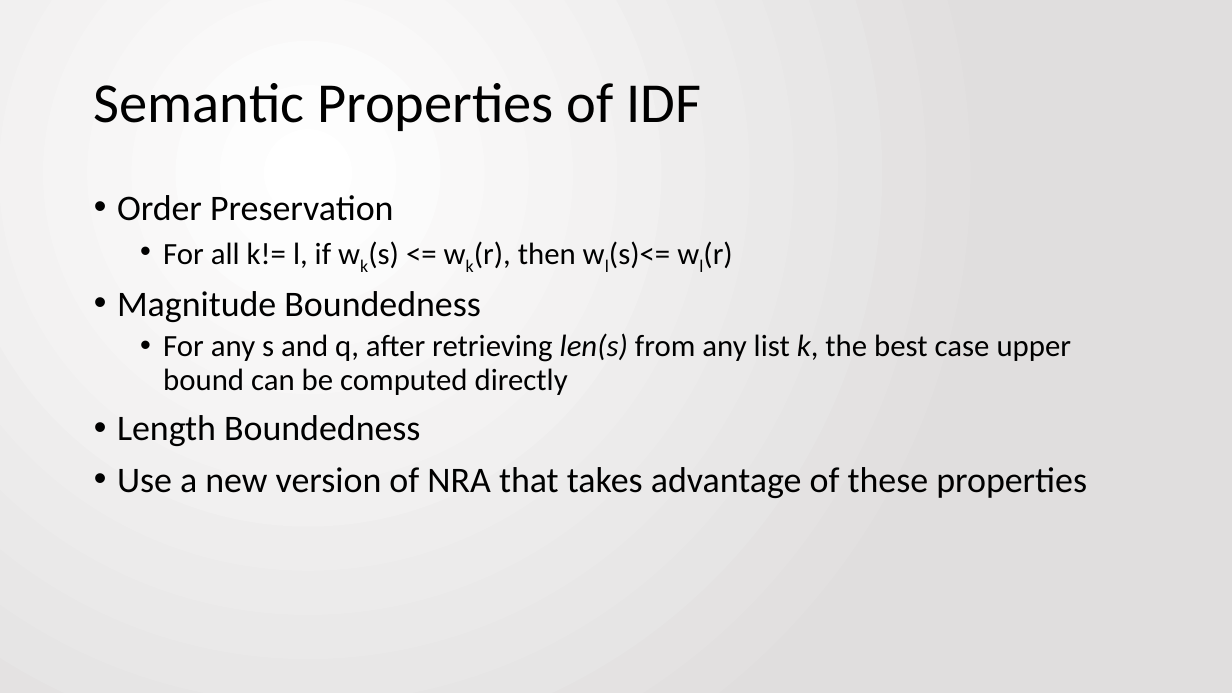
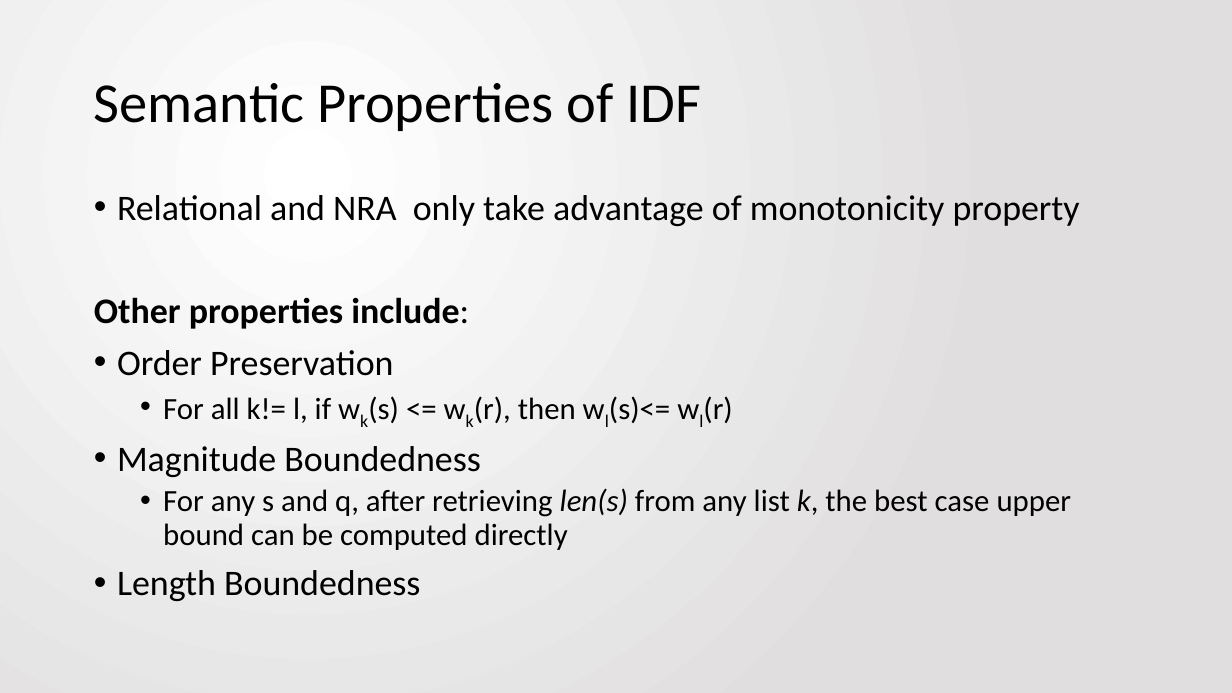
Before and after one commit to jbfitz/EECS405, a slide deck: slide 12 of Paper Presentation/EECS405.PattersonFitzpatrick.PaperPresentation.pptx (slide 9 before the commit). Drawn at 1232x693 pixels with LibreOffice and Linux fonts; fonts in the diff are those of the drawing. Boxes give left, top, right and bottom in pixels: in the first picture for what was removed or moved away, otherwise in the second. Text is boxed around its words. In the diff, an @@ line names an element or a change of style, - is before the commit and + after.

```diff
--- a/Paper Presentation/EECS405.PattersonFitzpatrick.PaperPresentation.pptx
+++ b/Paper Presentation/EECS405.PattersonFitzpatrick.PaperPresentation.pptx
@@ text at [94, 195, 1080, 329]: paragraphs added @@
+• Relational and NRA only take advantage of monotonicity property
+Other properties include:
@@ text at [117, 467, 1087, 498]: paragraph removed @@
-• Use a new version of NRA that takes advantage of these properties
```
Also in this commit, not shown: 8 other slides changed, 5 slides added, 1 slide removed.
